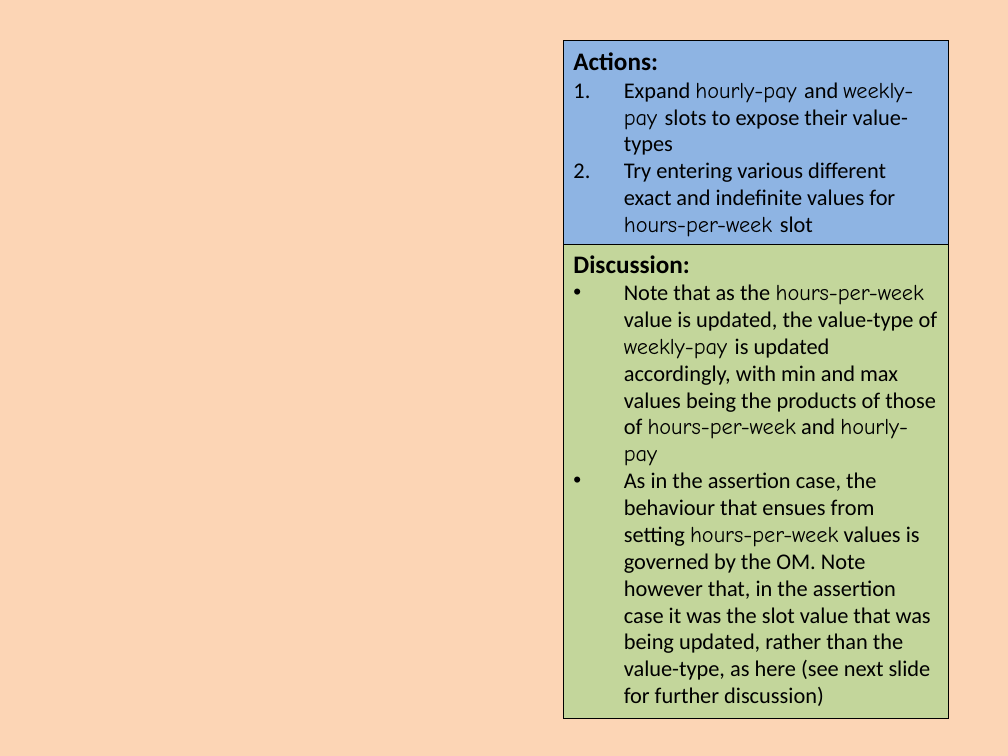
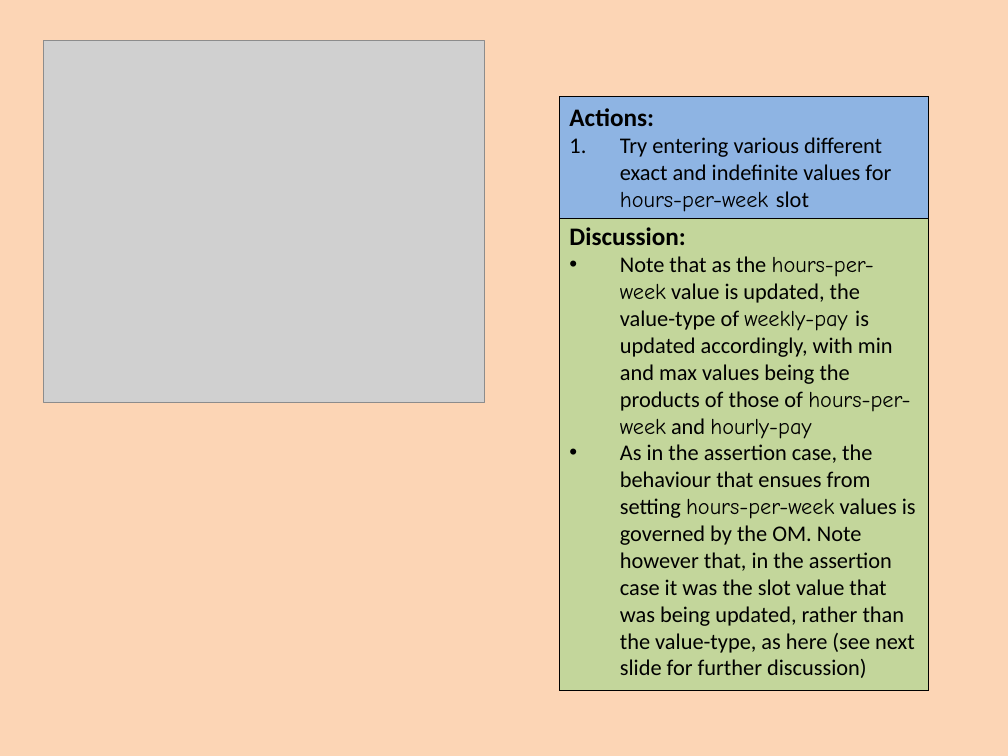
Before and after one commit to colin-puleston/mekon-hobo, a slide deck: slide 55 of docs/MEKON-HOBO Introductory Tutorial.pptx. Drawn at 1008x756 pixels with LibreOffice and Linux fonts; fonts in the diff are those of the drawing; grey boxes stand for pictures. Boxes give left, top, right and bottom in pixels: in the first picture for what was removed or moved away, otherwise in the second. Text is boxed around its words. In the diff, an @@ line names an element or a change of style, - is before the commit and + after.

```diff
--- a/docs/MEKON-HOBO Introductory Tutorial.pptx
+++ b/docs/MEKON-HOBO Introductory Tutorial.pptx
@@ picture added at [43,40,485,402] @@
@@ text in rectangle at [624,82,913,155]: paragraph removed @@
-1. Expand hourly-pay and weekly-pay slots to expose their value-types
@@ rectangle "Actions:": place and size @@
-rectangle "Actions:" at [563,40,949,244]
+rectangle "Actions:" at [559,96,928,218]
@@ rectangle "Discussion:": place and size @@
-rectangle "Discussion:" at [563,243,949,718]
+rectangle "Discussion:" at [559,216,928,690]
```
Also in this commit, not shown: 13 other slides changed.
